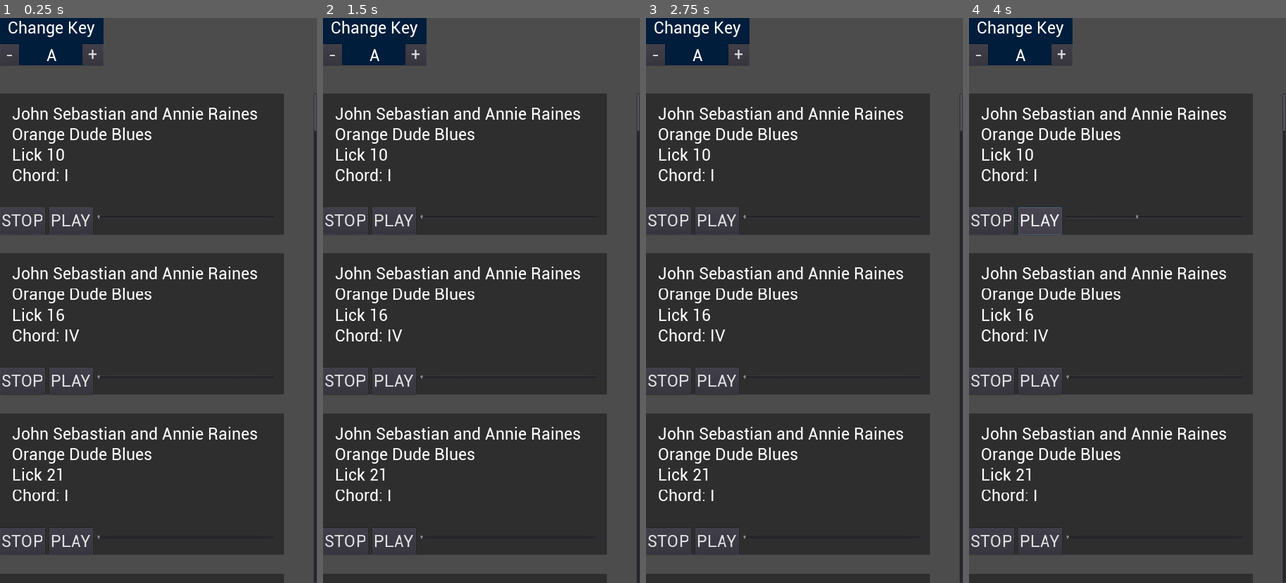
Above: before the commit, frames 1-4 (left to right).
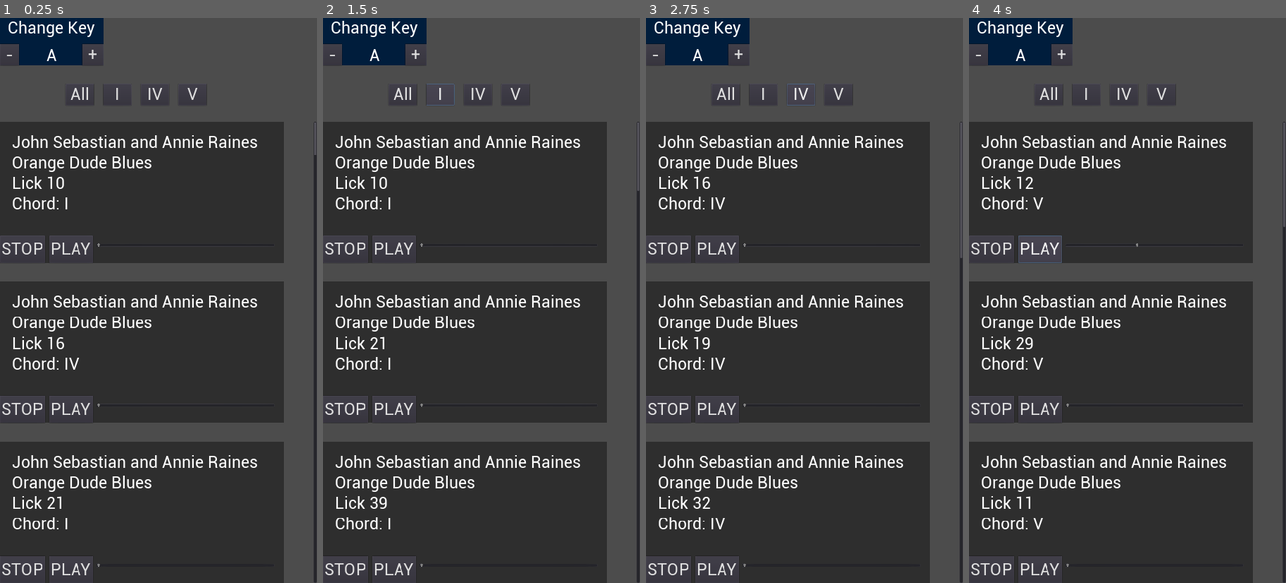
Above: after the commit, the same moments.

Repository: davifoox/harmonica-app
Game: Godot game, scene res://Main.tscn
Two runs of this game, one before a commit and one after it. Both use one fixed random seed, a clock stepped at 60 frames per second and the inputs below. Sound files missing from this copy of the repository are replaced by a short silence.
Inputs (mouse positions are in pixels of both pictures, inside the frame that each line leads up to):
- Up to frame 1 (0.25 s): no input
- Up to frame 2 (1.5 s): click (402, 97) at 0.5 s, where only the run after the commit has a clickable "All"; click (440, 97) at 1.25 s, where only the run after the commit has a clickable "I"
- Up to frame 3 (2.75 s): click (801, 97) at 2 s, where only the run after the commit has a clickable "IV"
- Up to frame 4 (4 s): click (1162, 97) at 2.75 s, where only the run after the commit has a clickable "V"; click "PLAY" at 3.5 s

The runs differ from the first frame. In frame 1, 23% of the frame differs, in the area x 0-100%, y 12-99%; in frame 2, 24%; in frame 3, 24%; in frame 4, 24%.

Commit message:
add - select licks by chords

Diff:
--- a/Main.gd
+++ b/Main.gd
@@ -26,3 +26,28 @@
 func _on_KeyController_key_changed(key_name: String, pitch : float):
 	for lick in licks_container.get_children():
 		lick.audio_stream_player.pitch_scale = pitch
+
+func _on_AllChordsButton_pressed() -> void:
+	for lick in licks_container.get_children():
+		lick.show()
+
+func _on_ChordIButton_pressed() -> void:
+	for lick in licks_container.get_children():
+		if lick.is_in_group("I"):
+			lick.show()
+		else:
+			lick.hide()
+
+func _on_ChordIVButton_pressed() -> void:
+	for lick in licks_container.get_children():
+		if lick.is_in_group("IV"):
+			lick.show()
+		else:
+			lick.hide()
+
+func _on_ChordVButton_pressed() -> void:
+	for lick in licks_container.get_children():
+		if lick.is_in_group("V"):
+			lick.show()
+		else:
+			lick.hide()
--- a/Main.tscn
+++ b/Main.tscn
@@ -14,13 +14,67 @@
 "_edit_lock_": true
 }
 
+[node name="KeyController" parent="." instance=ExtResource( 1 )]
+
+[node name="GroupsSelection" type="Control" parent="."]
+anchor_right = 1.0
+margin_top = 192.0
+margin_bottom = 320.0
+
+[node name="AllChordsButton" type="Button" parent="GroupsSelection"]
+anchor_left = 0.5
+anchor_top = 0.5
+anchor_right = 0.5
+anchor_bottom = 0.5
+margin_left = -316.0
+margin_top = -32.0
+margin_right = -220.0
+margin_bottom = 40.0
+text = "All"
+
+[node name="ChordIButton" type="Button" parent="GroupsSelection"]
+anchor_left = 0.5
+anchor_top = 0.5
+anchor_right = 0.5
+anchor_bottom = 0.5
+margin_left = -188.0
+margin_top = -32.0
+margin_right = -92.0
+margin_bottom = 40.0
+text = "I"
+
+[node name="ChordIVButton" type="Button" parent="GroupsSelection"]
+anchor_left = 0.5
+anchor_top = 0.5
+anchor_right = 0.5
+anchor_bottom = 0.5
+margin_left = -60.0
+margin_top = -32.0
+margin_right = 36.0
+margin_bottom = 40.0
+text = "IV"
+
+[node name="ChordVButton" type="Button" parent="GroupsSelection"]
+anchor_left = 0.5
+anchor_top = 0.5
+anchor_right = 0.5
+anchor_bottom = 0.5
+margin_left = 68.0
+margin_top = -32.0
+margin_right = 164.0
+margin_bottom = 40.0
+text = "V"
+
 [node name="ScrollContainerSwipe" type="ScrollContainer" parent="."]
 anchor_right = 1.0
 anchor_bottom = 1.0
-margin_top = 256.0
+margin_top = 352.0
 script = ExtResource( 4 )
 
 [node name="LicksContainer" type="VBoxContainer" parent="ScrollContainerSwipe"]
 custom_constants/separation = 64
 
-[node name="KeyController" parent="." instance=ExtResource( 1 )]
+[connection signal="pressed" from="GroupsSelection/AllChordsButton" to="." method="_on_AllChordsButton_pressed"]
+[connection signal="pressed" from="GroupsSelection/ChordIButton" to="." method="_on_ChordIButton_pressed"]
+[connection signal="pressed" from="GroupsSelection/ChordIVButton" to="." method="_on_ChordIVButton_pressed"]
+[connection signal="pressed" from="GroupsSelection/ChordVButton" to="." method="_on_ChordVButton_pressed"]
--- a/licks/Lick.gd
+++ b/licks/Lick.gd
@@ -28,6 +28,8 @@
 	lick_name = string_array[2].replace("_"," ")
 	chord_name = "Chord: " + string_array[3].replace("_"," ")
 
+	get_tags_and_add_as_groups()
+
 func _ready() -> void:
 	play_button.connect("pressed", self, "_on_play_button_pressed")
 	stop_button.connect("pressed", self, "_on_stop_button_pressed")
@@ -50,7 +52,7 @@
 	h_slider.value = 0
 
 func get_tags_and_add_as_groups():
-	pass
+	add_to_group(chord_name.lstrip("Chord: "))
 
 func get_name_from_file():
 	var FILE_EXTENSION = "mp3"
